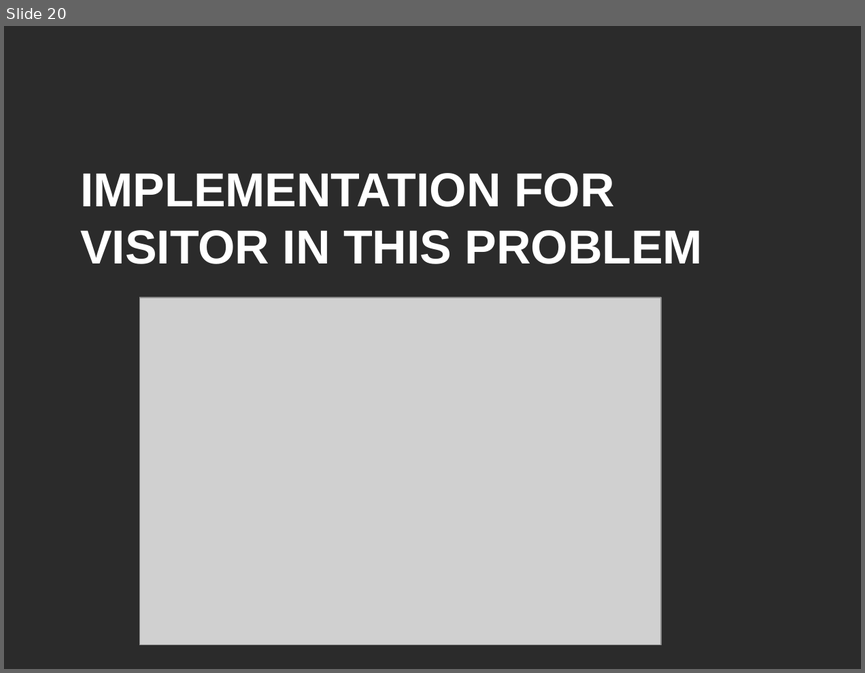
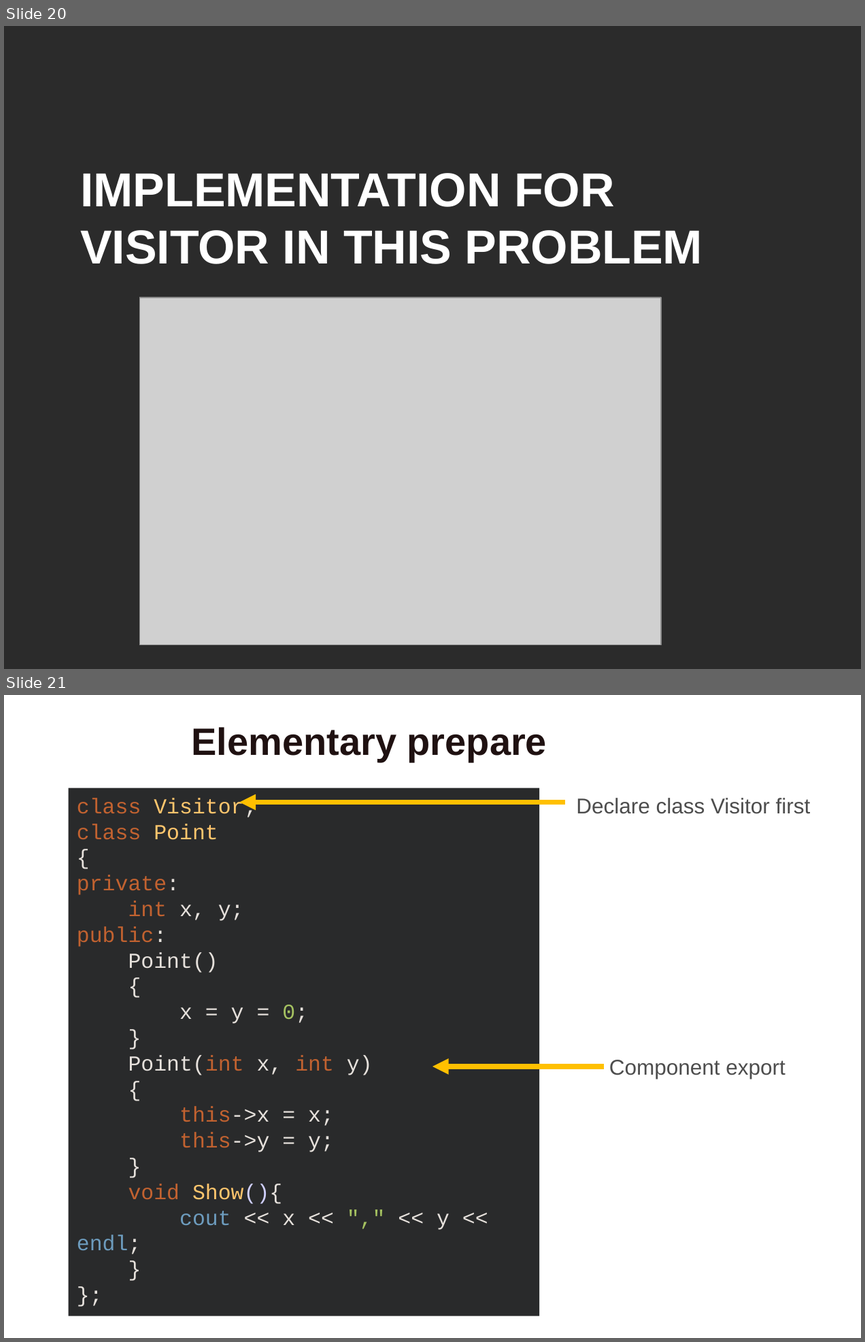
Before and after one commit to VThanhPhuc/CS202-Group-9, a slide deck: Design Pattern.pptx. Shown one above the other, each under a label of ours: slide 20 before the commit, slides 20 and 21 after it. The pictures are 865x673 and 865x1342 pixels, drawn with LibreOffice and Linux fonts; fonts in the diff are those of the drawing; grey boxes stand for pictures; background and template pictures are left out; a plain dark background stands for a picture behind light text. Boxes give left, top, right and bottom in pixels: in the first picture for what was removed or moved away, otherwise in the second. Text is boxed around its words. In the diff, an @@ line names an element or a change of style, - is before the commit and + after.

```diff
--- a/Design Pattern.pptx
+++ b/Design Pattern.pptx
@@ slide 21 added at (4, 695, 861, 1338), background picture (left out) @@
@@ title added at (192, 727, 547, 762), 32 pt, text #1F1111, bold @@
+Elementary prepare
@@ rectangle added at (68, 787, 540, 1315), fill #292A2B, 18 pt, text #E6E1DC @@
+class Visitor;
+class Point
+{
+private:
+int x, y;
+public:
+Point()
+{
+x = y = 0;
+}
+Point(int x, int y)
+{
+this->x = x;
+this->y = y;
+}
+void Show(){
+cout << x << "," << y << endl;
+}
+};
@@ arrow added from (565, 802) to (239, 802), #FFC000 4.5 pt @@
@@ text added at (576, 798, 810, 814), 18 pt, text #4D4D4D @@
+Declare class Visitor first
@@ text added at (609, 1059, 785, 1079), 18 pt, text #4D4D4D @@
+Component export
@@ arrow added from (604, 1066) to (432, 1066), #FFC000 4.5 pt @@
```
Also in this commit, not shown: 1 slide changed, 20 other slides added, 7 slides removed, 1 other file.
